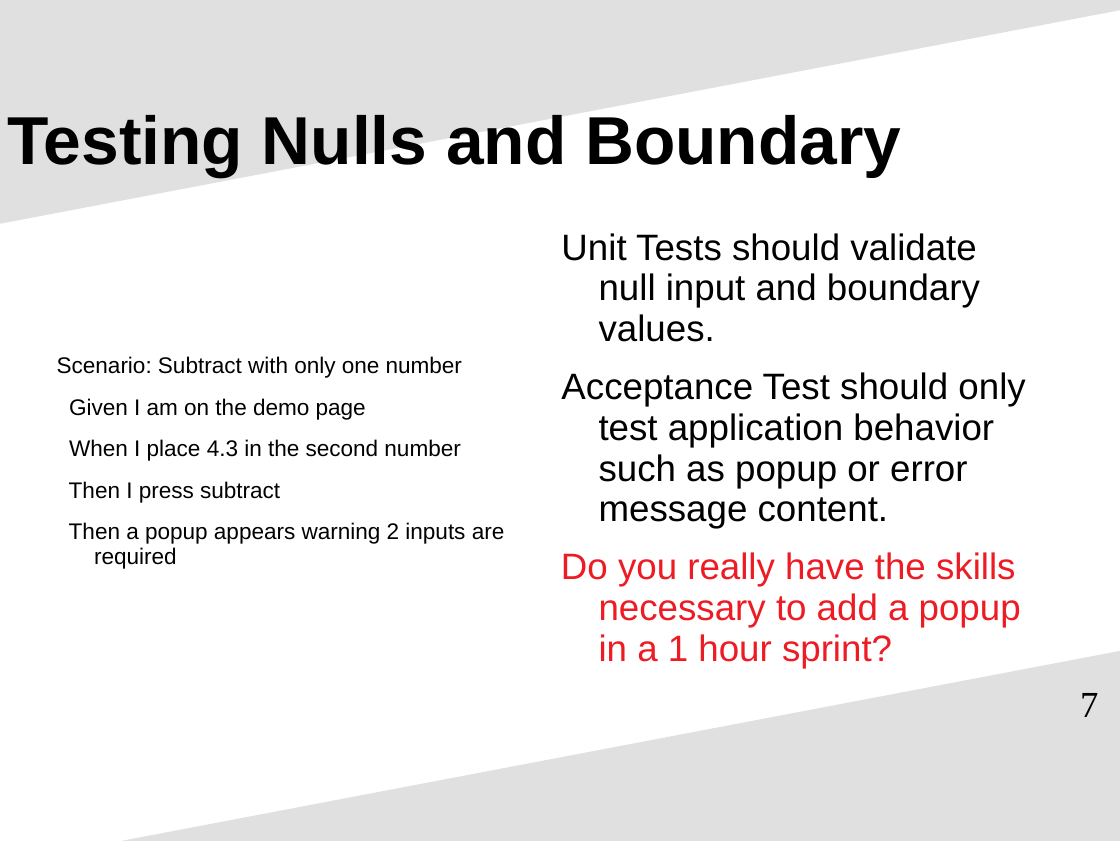
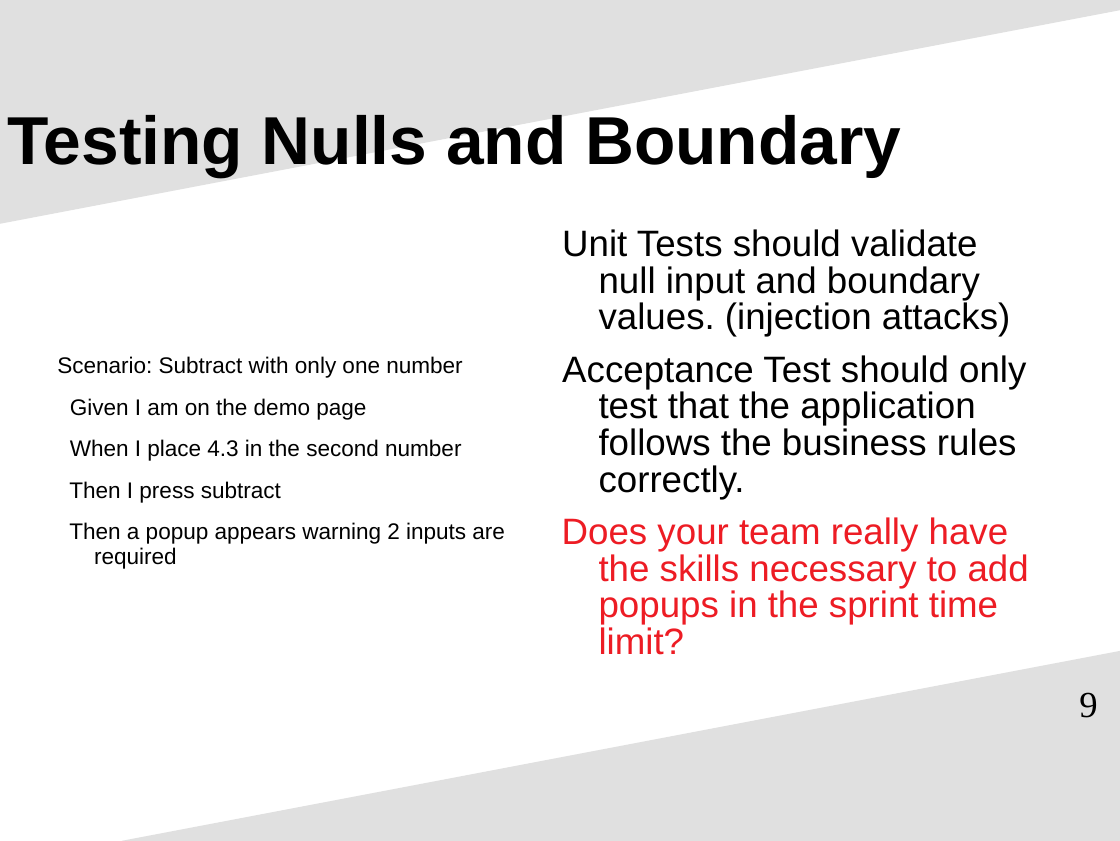
Before and after one commit to pcooke2002/accept_automated_behavior_dd, a slide deck: slide 9 of learning_agile_accept_auto_behavior_dd.ppt (slide 7 before the commit). Drawn at 1120x841 pixels with LibreOffice and Linux fonts; fonts in the diff are those of the drawing. Boxes give left, top, right and bottom in pixels: in the first picture for what was removed or moved away, otherwise in the second. Text is boxed around its words. In the diff, an @@ line names an element or a change of style, - is before the commit and + after.

```diff
--- a/learning_agile_accept_auto_behavior_dd.ppt
+++ b/learning_agile_accept_auto_behavior_dd.ppt
@@ text at box(562, 229, 1029, 655): text changed @@
-Unit Tests should validate null input and boundary values.
-Acceptance Test should only test application behavior such as popup or error message content.
-Do you really have the skills necessary to add a popup in a 1 hour sprint?
+Unit Tests should validate null input and boundary values. (injection attacks)
+Acceptance Test should only test that the application follows the business rules correctly.
+Does your team really have the skills necessary to add popups in the sprint time limit?
@@ page number at box(1079, 692, 1097, 718): text changed @@
-7
+9
```
Also in this commit, not shown: 9 other slides changed, 13 slides added, 9 slides removed.
